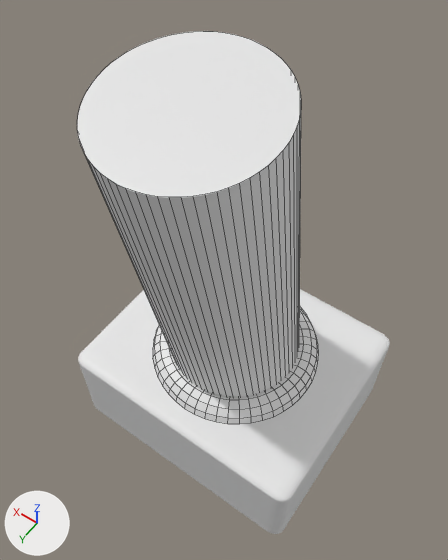
Before and after pictures for a commit that changed the Blender file Soleac_Modelo.blend.
Before and after are seen from a camera (50 mm lens) standing at (-0.0883, 0.1332, 0.1277) and looking at (0.0028, 0.0058, -0.0726). Lighting does not change. The marker at lower left points along +X, +Y and +Z. The older version comes first. Mesh edges are drawn as thin lines on the coarser meshes.

In view in the first picture: 'Cilindro', 'Cubo.003', 'Toroide'.
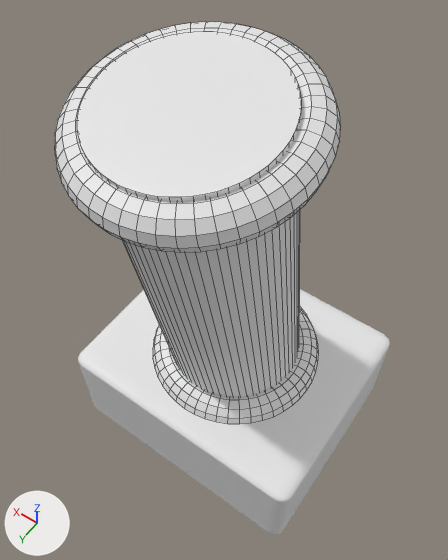
What the commit changed:
Object 'Toroide.001' (ob_toroide_001) is new; it shows a copy of the mesh of ob_toroide.
Its location is (0.0, 0.0233, 0.0169).
Its rotation in degrees is (-10, 0, 0).
Its scale is (0.032, 0.032, 0.03).

Changed parts and their boxes [x1, y1, x2, y2] in the pictures (448 x 560 px):
'Toroide.001', added
    after: [55, 22, 341, 252]
